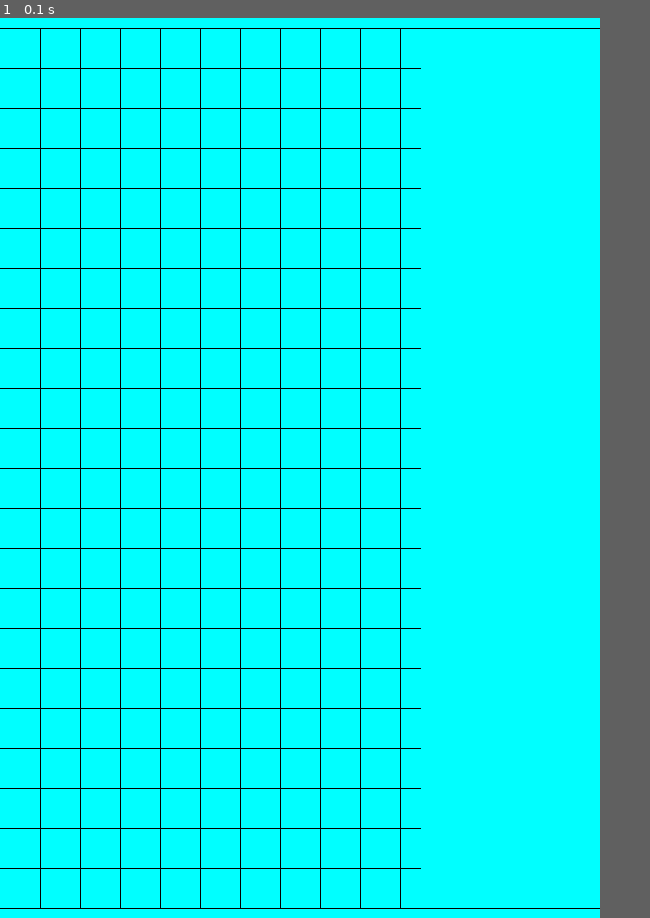
Above: before the commit, frame 1.
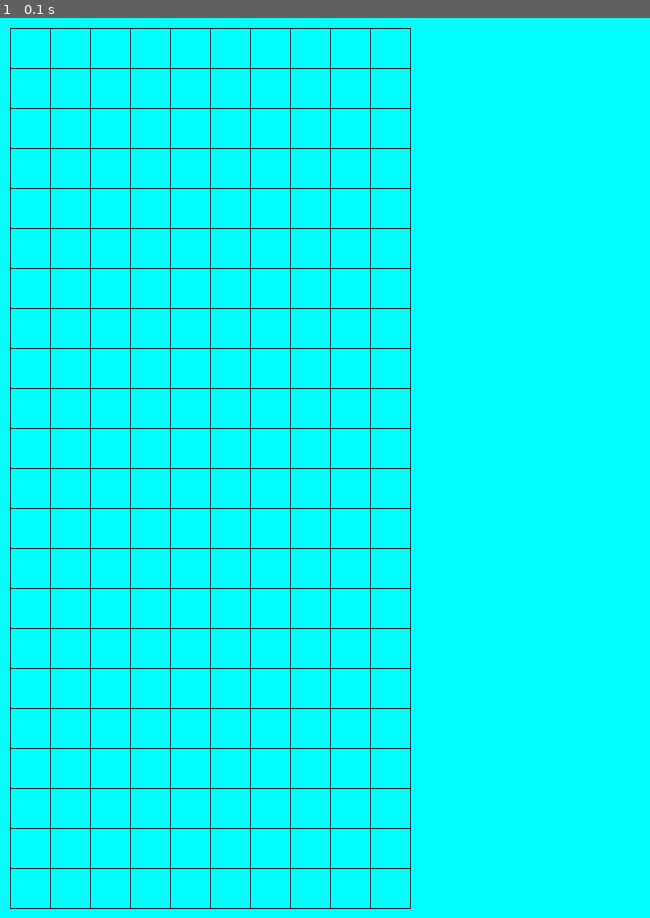
Above: after the commit, the same moment.

Repository: single3316/Tetris_on_pygame
Game: pygame game, started from main.py
Two runs of this game, one before a commit and one after it. Both use one fixed random seed, a clock stepped at 60 frames per second and the inputs below.
Inputs:
- Up to frame 1 (0.1 s): no input
In our replay, the window is 600x900 before the commit and 650x900 after it. These sizes can differ from the game's own. Grey fills any space a smaller window leaves; there, only what the larger window draws over its background counts as a difference.

The runs differ from the first frame. In frame 1, 3.2% of the frame differs, in the area x 0-93%, y 1-99%.

Commit message:
update grid

Diff:
--- a/main.py
+++ b/main.py
@@ -2,7 +2,7 @@
 
 pg.init()
 
-display_width = 600
+display_width = 650
 display_height = 900
 
 display = pg.display.set_mode((display_width, display_height))
@@ -19,20 +19,21 @@
 def coord_system():
     color_line = (0, 0, 0)
     top_line = pg.draw.aaline(display, color_line,
-                              [0, 10],
-                              [800, 10])
+                              [10, 10],
+                              [410, 10])
     bot_line = pg.draw.aaline(display, color_line,
-                              [0, 890],
-                              [800, 890])
+                              [10, 890],
+                              [410, 890])
 
-    for i in range(40, 440, 40):
+    for i in range(10, 450, 40):
         line = pg.draw.line(display, color_line, [i, 10], [i, 890], 1)
     for j in range(50, 890, 40):
-        line = pg.draw.line(display, color_line, [0, j], [420, j], 1)
+        line = pg.draw.line(display, color_line, [10, j], [410, j], 1)
 
 
 def run_game():
     game = True
+    score = 0
 
     while game:
         for event in pg.event.get():
